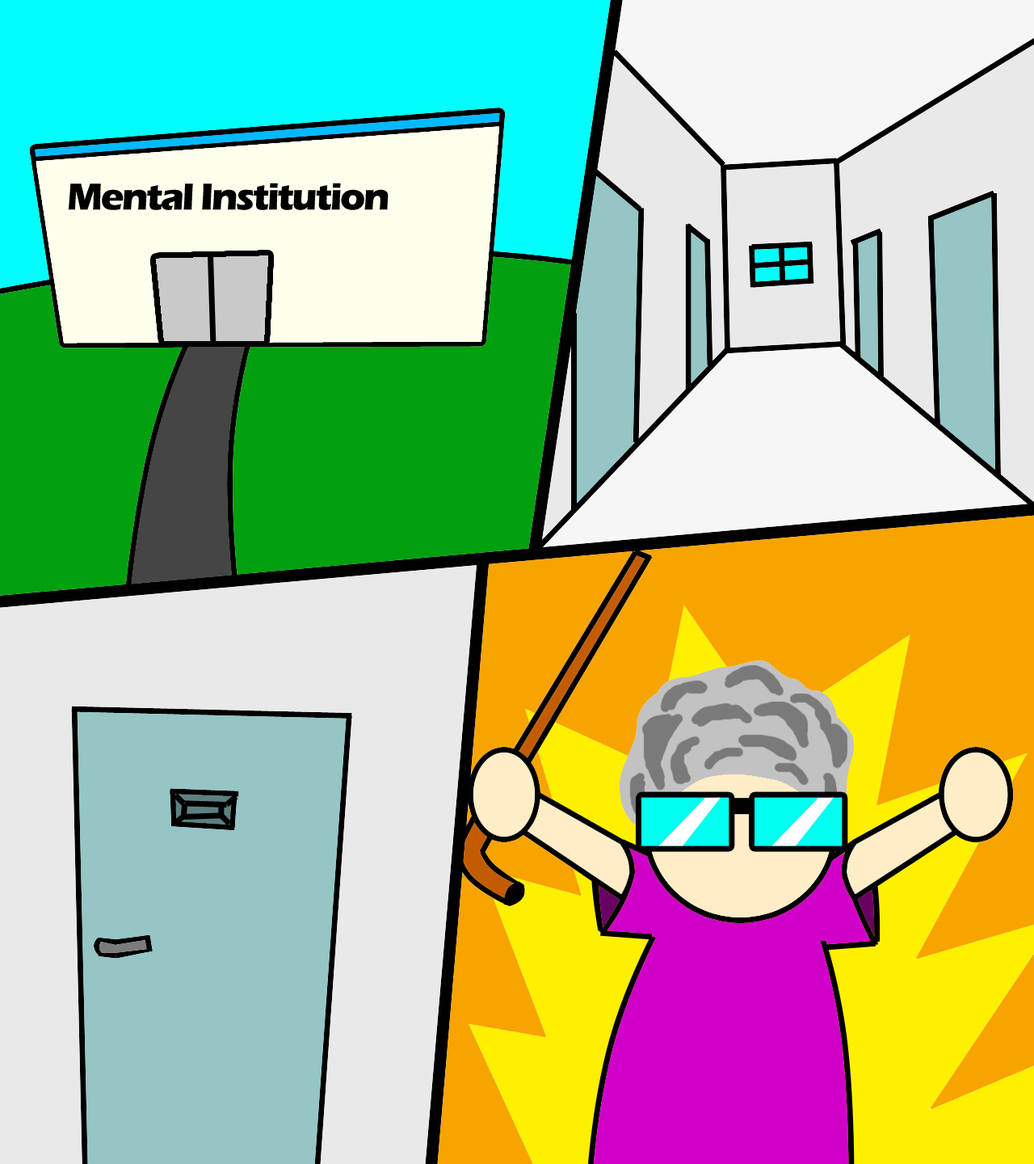
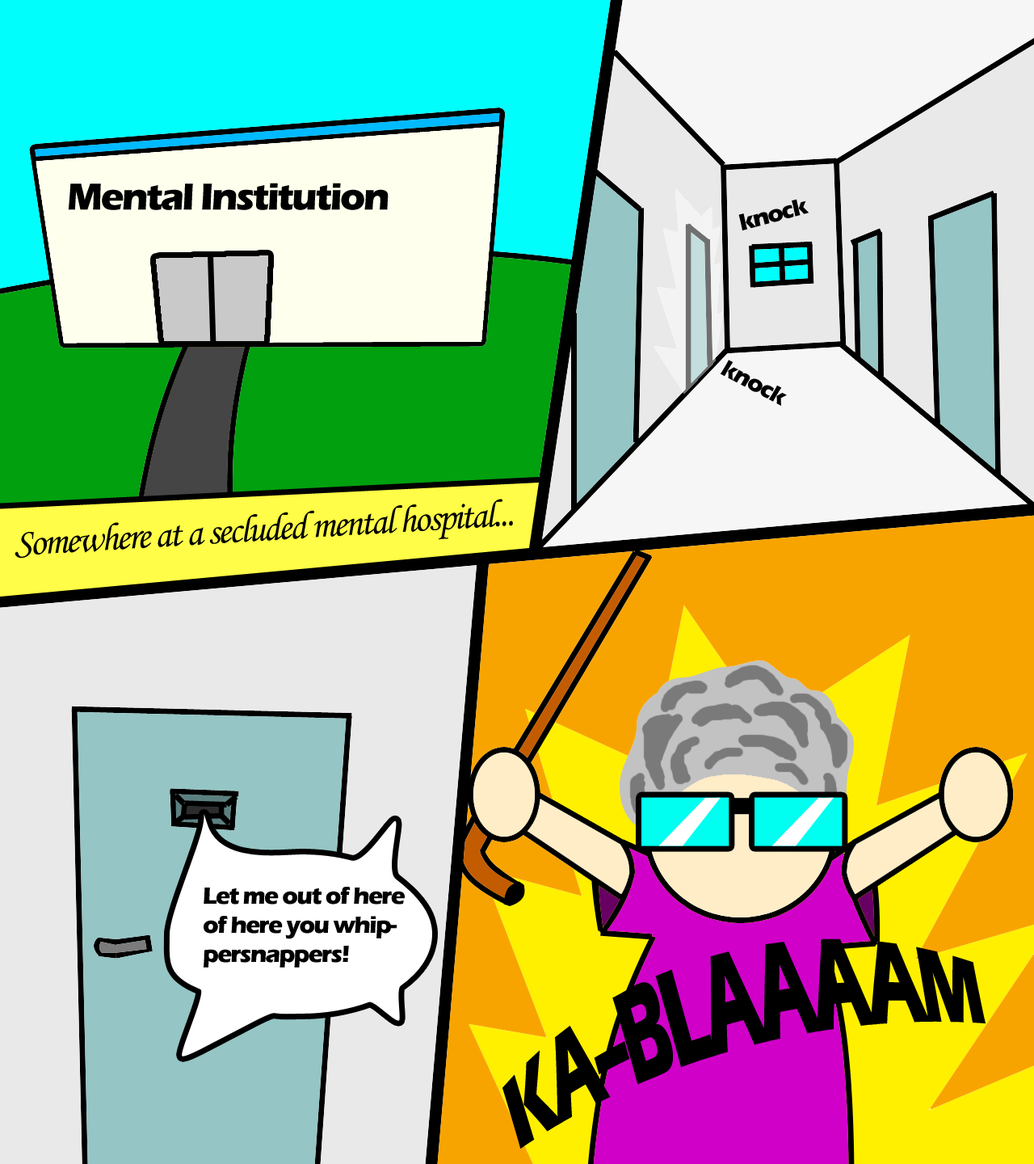
Revision of a layered 1034x1164 image; what changed, layer by layer:
added layer "Somewhere at a secluded mental hospital..." above "Layer 1" over [14, 498, 514, 559]
added layer "Layer 1" (44%) above "knock copy" over [653, 188, 724, 394]
added layer "knock copy" above "knock" over [738, 198, 810, 232]
added layer "knock" above "Shape 4" over [719, 359, 787, 406]
added layer "Shape 4" above "Mental Institution" over [0, 482, 539, 597]
added layer "Let me out of here of here you whippersnappers!" above "KA--BLAAAAM" over [203, 886, 405, 968]
added layer "KA--BLAAAAM" above "Shape 5" over [502, 938, 986, 1149]
added layer "Shape 5" above "Shape 3" over [168, 813, 433, 1057]
painted on "Shape 3" over [185, 805, 219, 815]
